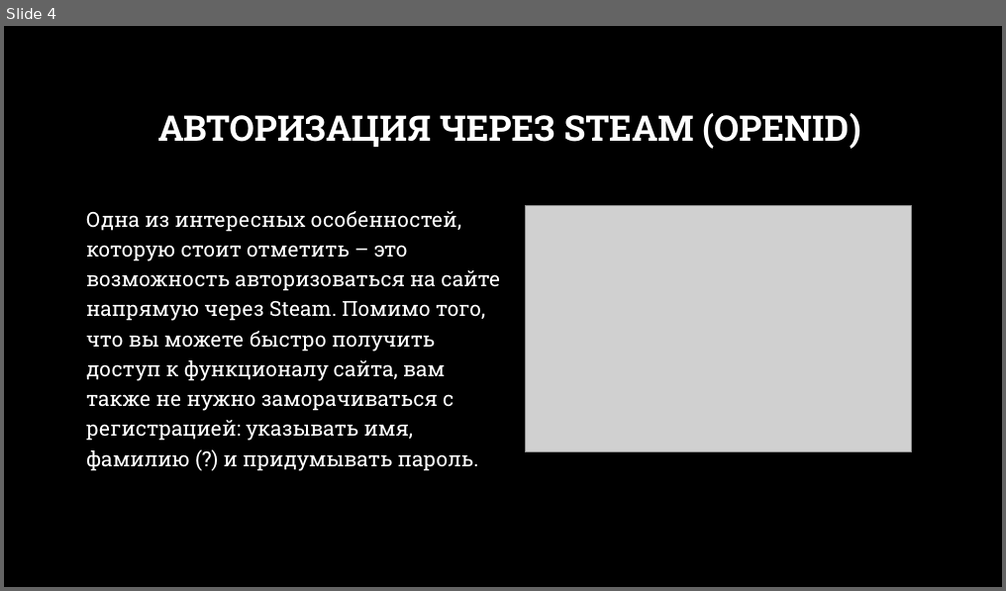
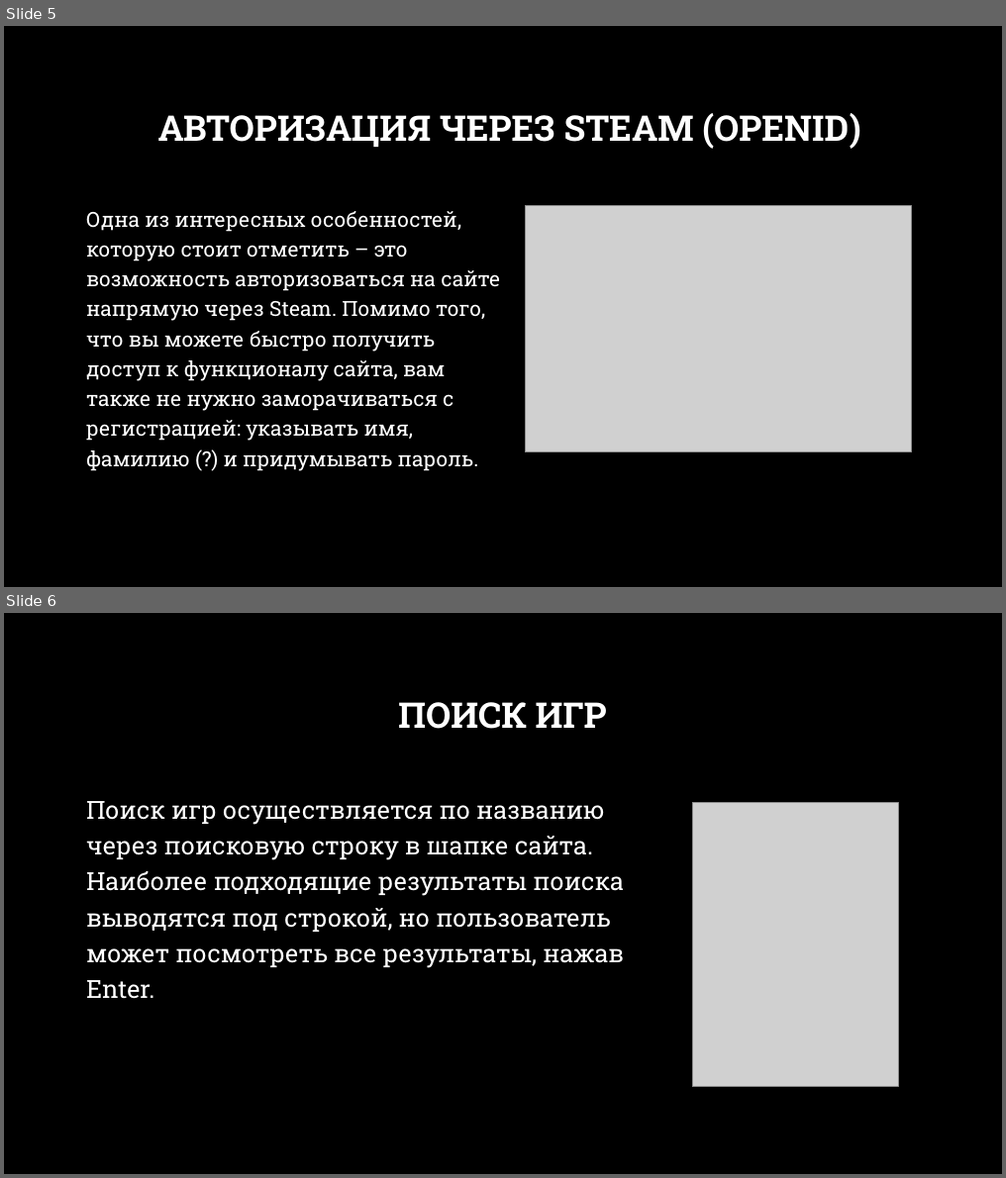
Before and after one commit to Andrey0828/Steamscroller, a slide deck: doc/Steamscroller.PPTX. Shown one above the other, each under a label of ours: slide 4 before the commit, slides 5 and 6 after it. The pictures are 1006x591 and 1006x1178 pixels, drawn with LibreOffice and Linux fonts; fonts in the diff are those of the drawing; grey boxes stand for pictures; background and template pictures are left out. Boxes give left, top, right and bottom in pixels: in the first picture for what was removed or moved away, otherwise in the second. Text is boxed around its words. In the diff, an @@ line names an element or a change of style, - is before the commit and + after.

```diff
--- a/doc/Steamscroller.PPTX
+++ b/doc/Steamscroller.PPTX
@@ slide 6 added at box(4, 613, 1002, 1174), background picture (left out) @@
@@ title added at box(398, 702, 606, 729), 34 pt, text #FFFFFF, bold @@
+ПОИСК ИГР
@@ text added at box(86, 801, 624, 999), 24 pt, text #FFFFFF @@
+Поиск игр осуществляется по названию через поисковую строку в шапке сайта.
+Наиболее подходящие результаты поиска выводятся под строкой, но пользователь может посмотреть все результаты, нажав Enter.
@@ picture added at box(692, 802, 898, 1087) @@
@@ what was slide 4 is now slide 5 @@
```
Also in this commit, not shown: 1 slide changed, 6 other slides added.
